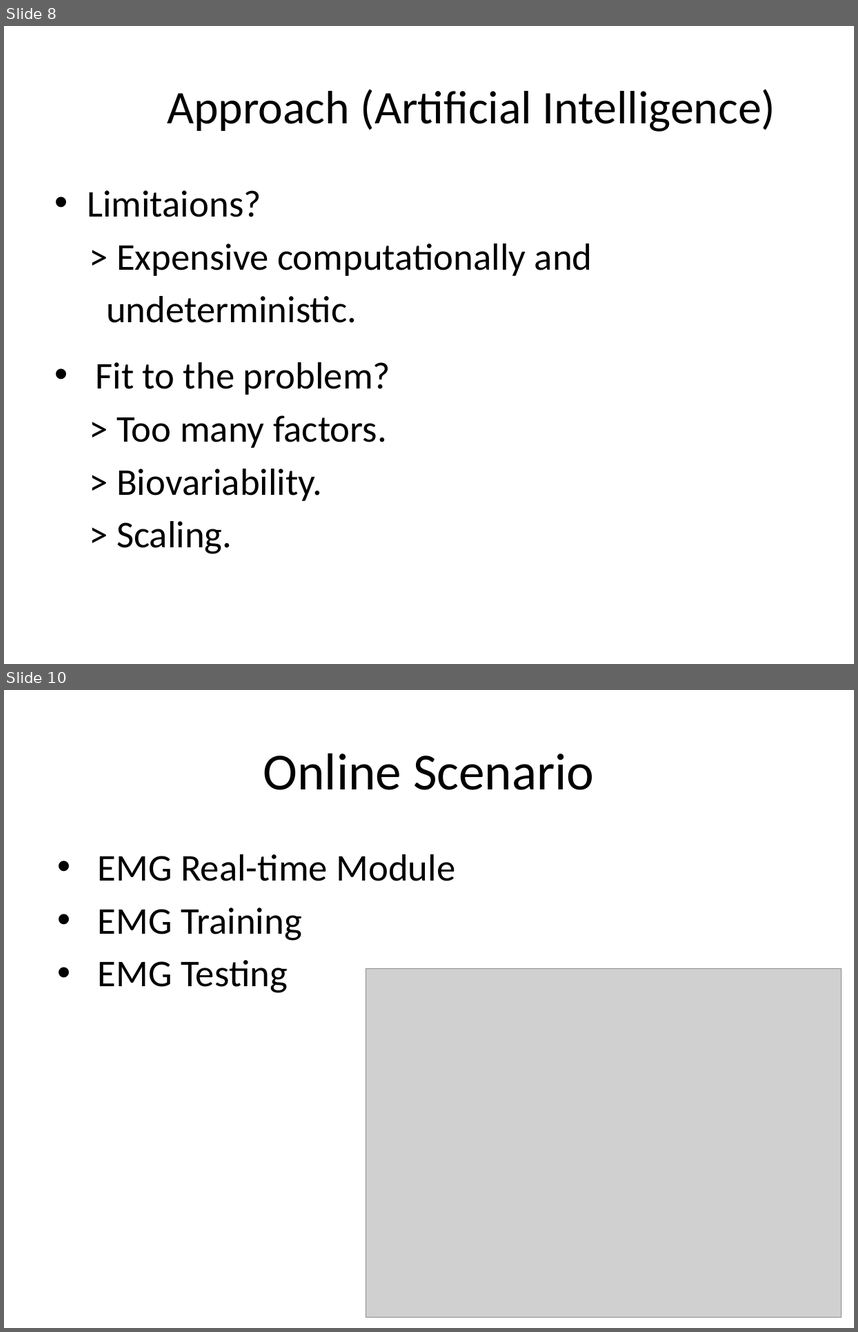
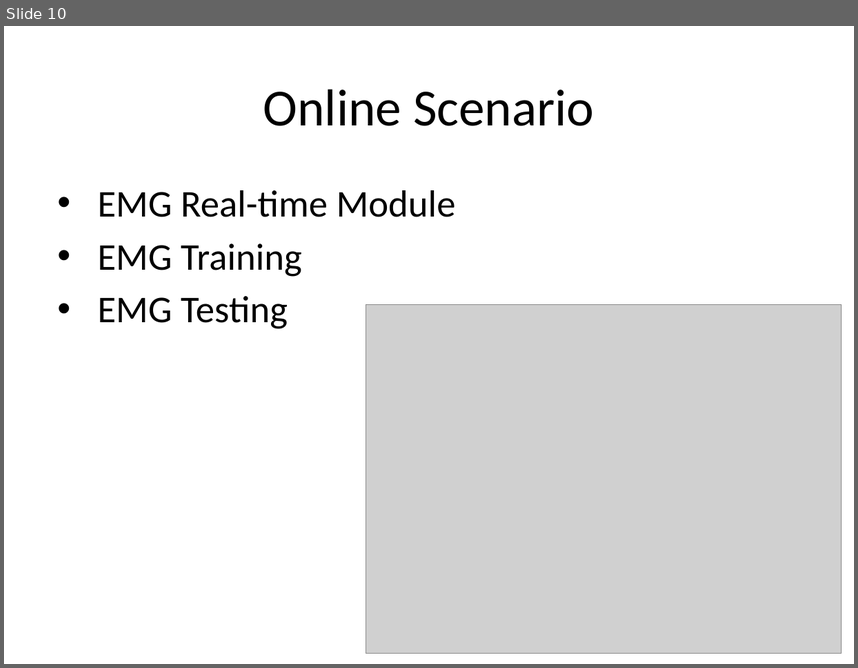
Before and after one commit to hananabilabd/Computer-Vision-and-Neural-Machine-Interface-for-Upper-Limb-Prostheses, a slide deck: GP_presentation.pptx. Shown one above the other, each under a label of ours: slides 8 and 10 before the commit, slide 10 after it; the slides between them are not shown. The pictures are 858x1332 and 858x668 pixels, drawn with LibreOffice and Linux fonts; fonts in the diff are those of the drawing; grey boxes stand for pictures. Boxes give left, top, right and bottom in pixels: in the first picture for what was removed or moved away, otherwise in the second. Text is boxed around its words. In the diff, an @@ line names an element or a change of style, - is before the commit and + after.

```diff
--- a/GP_presentation.pptx
+++ b/GP_presentation.pptx
@@ slide 8 removed at bbox=[4, 26, 854, 664], background #FFFFFF @@
@@ title removed at bbox=[167, 89, 776, 132] @@
-Approach (Artificial Intelligence)
@@ text removed at bbox=[87, 190, 593, 554] @@
-• Limitaions?
-> Expensive computationally and
-undeterministic.
-• Fit to the problem?
-> Too many factors.
-> Biovariability.
-> Scaling.
```
Also in this commit, not shown: 2 slides changed, 1 slide added, 2 other files.
